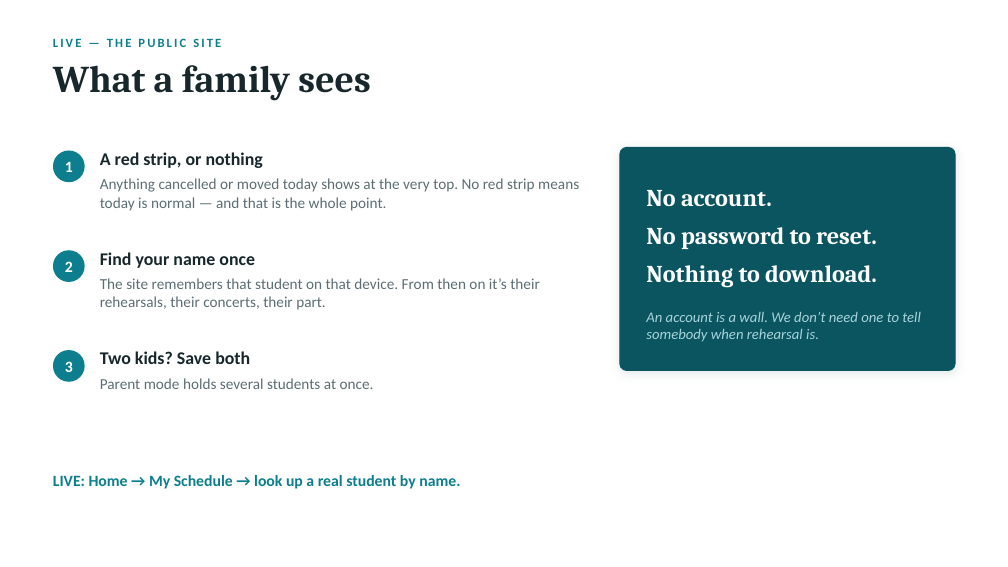
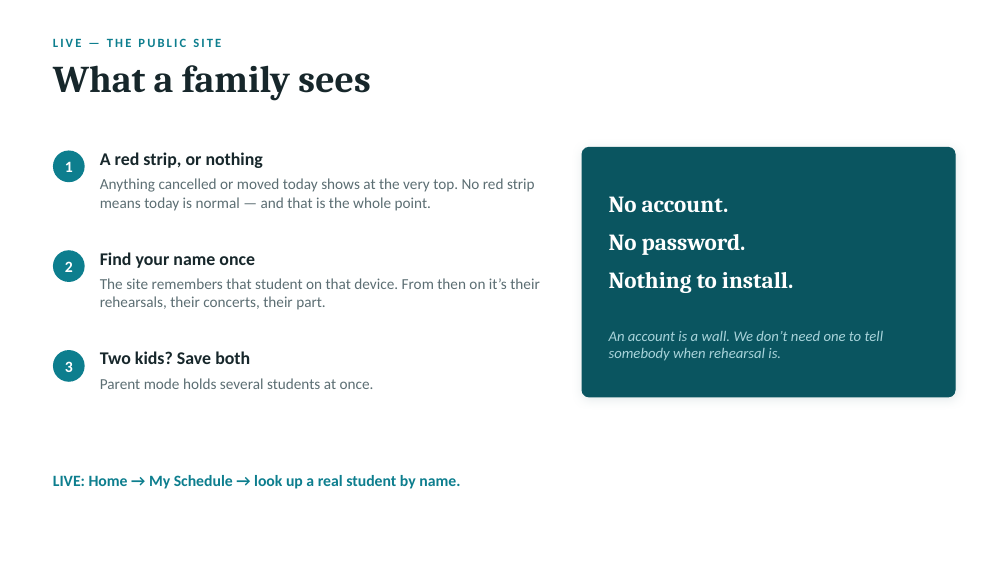
Before and after one commit to d5nf9kcskk-byte/nwsa-music-hub, a slide deck: slide 6 of docs/presentation/NWSA-Music-Hub-Directors.pptx. Drawn at 1008x567 pixels with LibreOffice and Linux fonts; fonts in the diff are those of the drawing. Boxes give left, top, right and bottom in pixels: in the first picture for what was removed or moved away, otherwise in the second. Text is boxed around its words. In the diff, an @@ line names an element or a change of style, - is before the commit and + after.

```diff
--- a/docs/presentation/NWSA-Music-Hub-Directors.pptx
+++ b/docs/presentation/NWSA-Music-Hub-Directors.pptx
@@ rounded rectangle: place and size @@
-rounded rectangle at (620, 147, 955, 371)
+rounded rectangle at (582, 147, 955, 397)
@@ rounded rectangle at (582, 147, 955, 397): proportions changed @@
@@ text "Anything cancelled or moved today ..." rewrapped from (100, 178, 579, 211) to (100, 178, 535, 211) @@
@@ text "No account.": place and size @@
-text "No account." at (646, 190, 877, 287)
+text "No account." at (609, 196, 793, 293)
@@ text at (609, 196, 729, 212): size 23 to 22 pt in "No account." @@
@@ text at (609, 234, 793, 293): text changed; size 23 to 22 pt @@
-No password to reset.
-Nothing to download.
+No password.
+Nothing to install.
@@ text "An account is a wall. ...": place and size @@
-text "An account is a wall. ..." at (646, 312, 921, 342)
+text "An account is a wall. ..." at (609, 331, 884, 361)
```
Also in this commit, not shown: 5 other slides changed, 10 other files.
